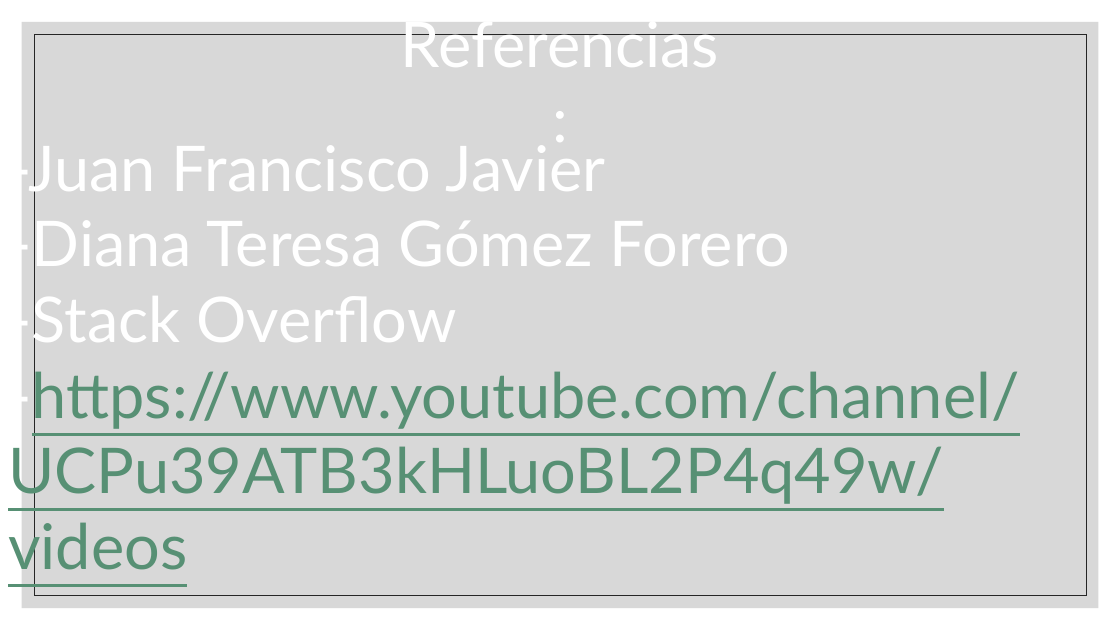
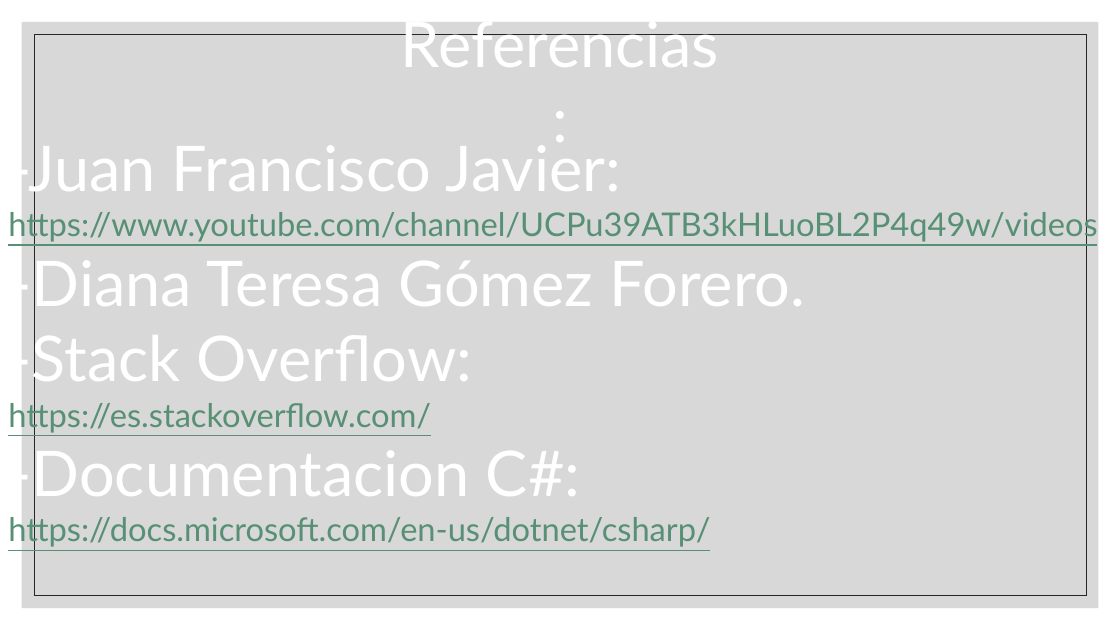
Before and after one commit to SIRVALICIO/TrabajoDeProgramacion, a slide deck: slide 12 of ptimera wpf/Proyecto de semestre.pptx. Drawn at 1120x630 pixels with LibreOffice and Linux fonts; fonts in the diff are those of the drawing; background and template pictures are left out. Boxes give left, top, right and bottom in pixels: in the first picture for what was removed or moved away, otherwise in the second. Text is boxed around its words. In the diff, an @@ line names an element or a change of style, - is before the commit and + after.

```diff
--- a/ptimera wpf/Proyecto de semestre.pptx
+++ b/ptimera wpf/Proyecto de semestre.pptx
@@ text at [8,129,1097,548]: text changed; size 54 to 28 pt @@
--Juan Francisco Javier
--Diana Teresa Gómez Forero
--Stack Overflow
--https://www.youtube.com/channel/UCPu39ATB3kHLuoBL2P4q49w/videos
+-Juan Francisco Javier:
+https://www.youtube.com/channel/UCPu39ATB3kHLuoBL2P4q49w/videos
+-Diana Teresa Gómez Forero.
+-Stack Overflow:
+https://es.stackoverflow.com/
+-Documentacion C#:
+https://docs.microsoft.com/en-us/dotnet/csharp/
```
Also in this commit, not shown: 1 other file.
